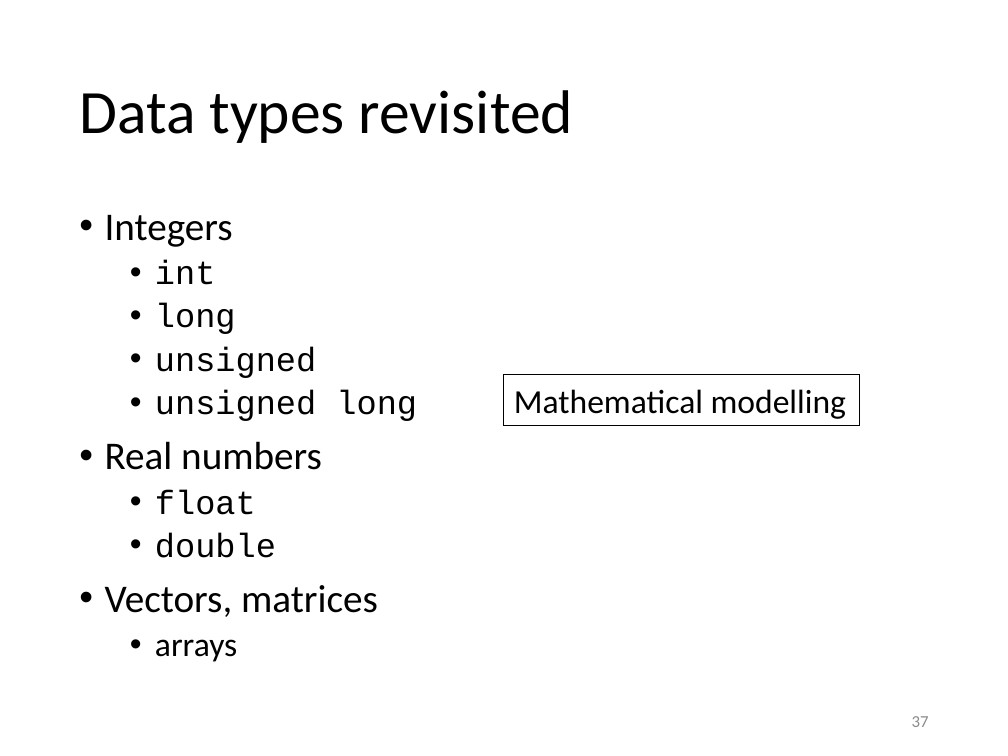
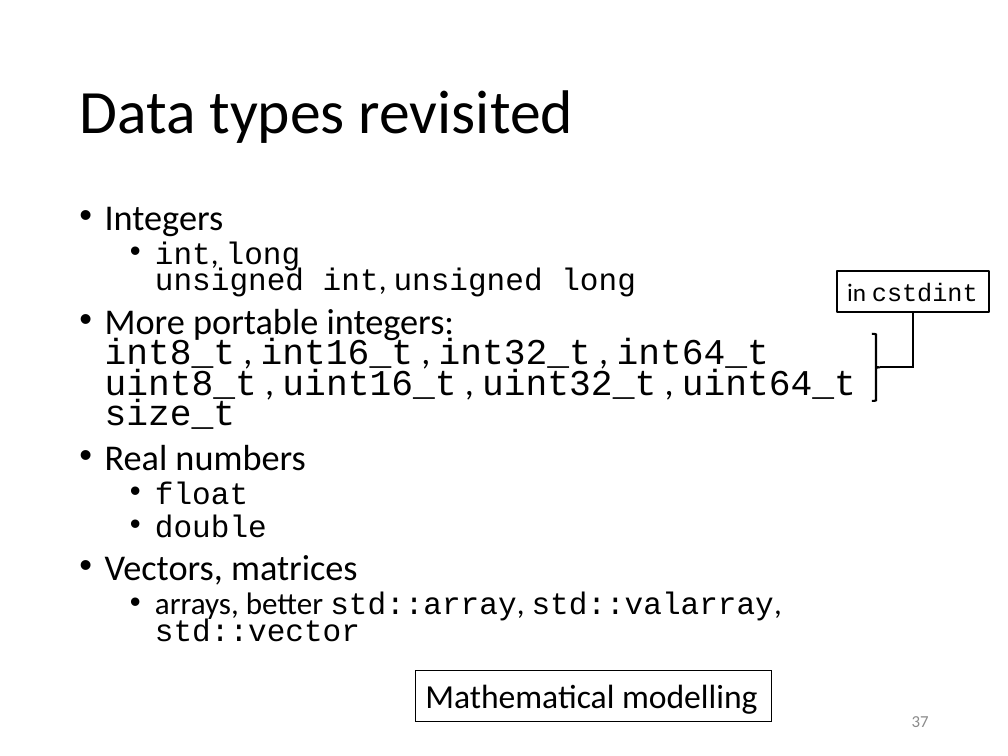
Before and after one commit to gjbex/training-material, a slide deck: slide 37 of CPlusPlus/scientific_cpp.pptx. Drawn at 1008x756 pixels with LibreOffice and Linux fonts; fonts in the diff are those of the drawing. Boxes give left, top, right and bottom in pixels: in the first picture for what was removed or moved away, otherwise in the second. Text is boxed around its words. In the diff, an @@ line names an element or a change of style, - is before the commit and + after.

Commit message:
Improve slide on types for modelling
Why

* Fixed-size integer types were missing.
* Mention STL container types for array-like representation.

```diff
--- a/CPlusPlus/scientific_cpp.pptx
+++ b/CPlusPlus/scientific_cpp.pptx
@@ text at (105, 206, 358, 585): size 28 to 25.9 pt in "Integers", "Real numbers", "Vectors, matrices"; size 24 to 22.2 pt in "float", "double"; line spacing 0.9 to 0.7 @@
@@ text at (105, 242, 856, 429): text changed; size 24 to 25.9 pt @@
-  • int
-  • long
-  • unsigned
-  • unsigned long
+  • int, long
+    unsigned int, unsigned long
+• More portable integers:
+  int8_t , int16_t , int32_t , int64_t
+  uint8_t , uint16_t , uint32_t , uint64_t
+  size_t
@@ rectangle added at (838, 271, 990, 311), outline #000000 1.5 pt, 18 pt, text #000000 @@
+in cstdint
@@ elbow line added from (913, 312) to (880, 367), #000000 1.5 pt @@
@@ right brace added at (872, 334, 880, 401), outline #000000 1.5 pt @@
@@ text at (155, 592, 782, 642): text changed; size 24 to 22.2 pt; font Calibri to Courier New @@
-  • arrays
+  • arrays, better std::array, std::valarray, std::vector
@@ rectangle "Mathematical modelling": place and size @@
-rectangle "Mathematical modelling" at (504, 375, 860, 425)
+rectangle "Mathematical modelling" at (415, 670, 771, 721)
```
